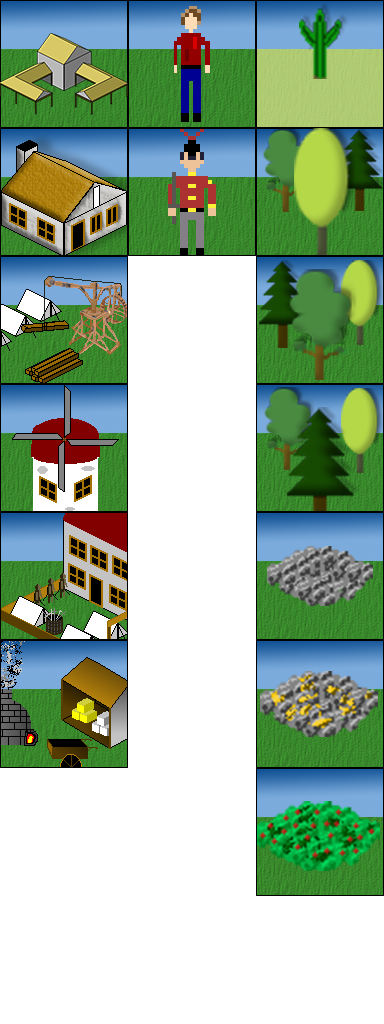
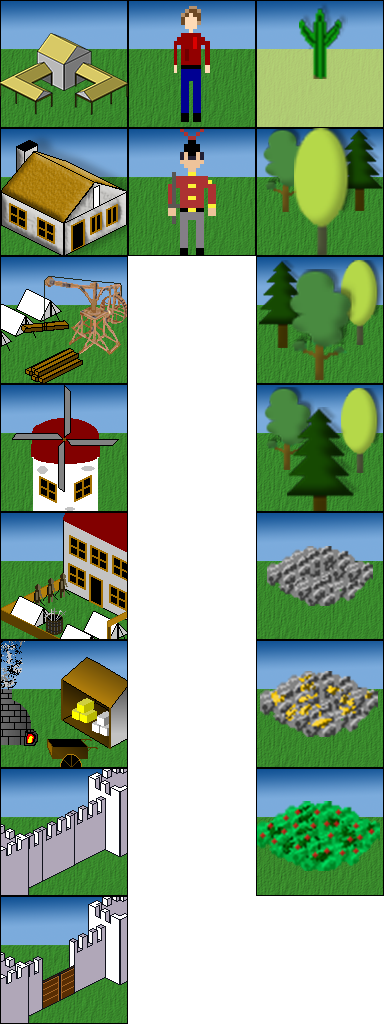
The second 384 x 1024 image is a revision of the first. Changes to its layers:
added layer "Layer 7" above "Layer 6" over (x1=0, y1=896, x2=128, y2=1024)
added layer "Layer 6" above "Layer 5" over (x1=0, y1=768, x2=128, y2=896)
